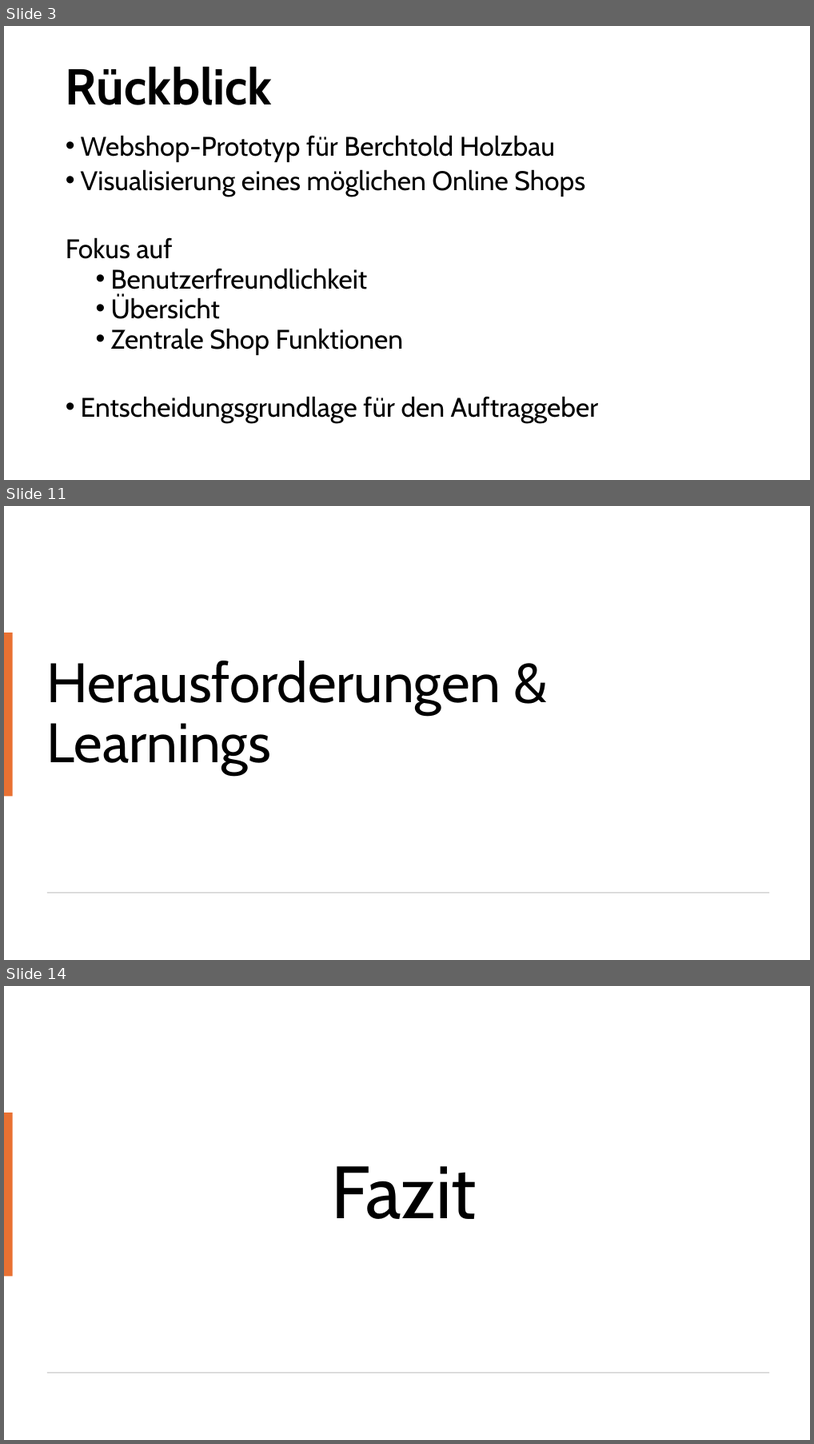
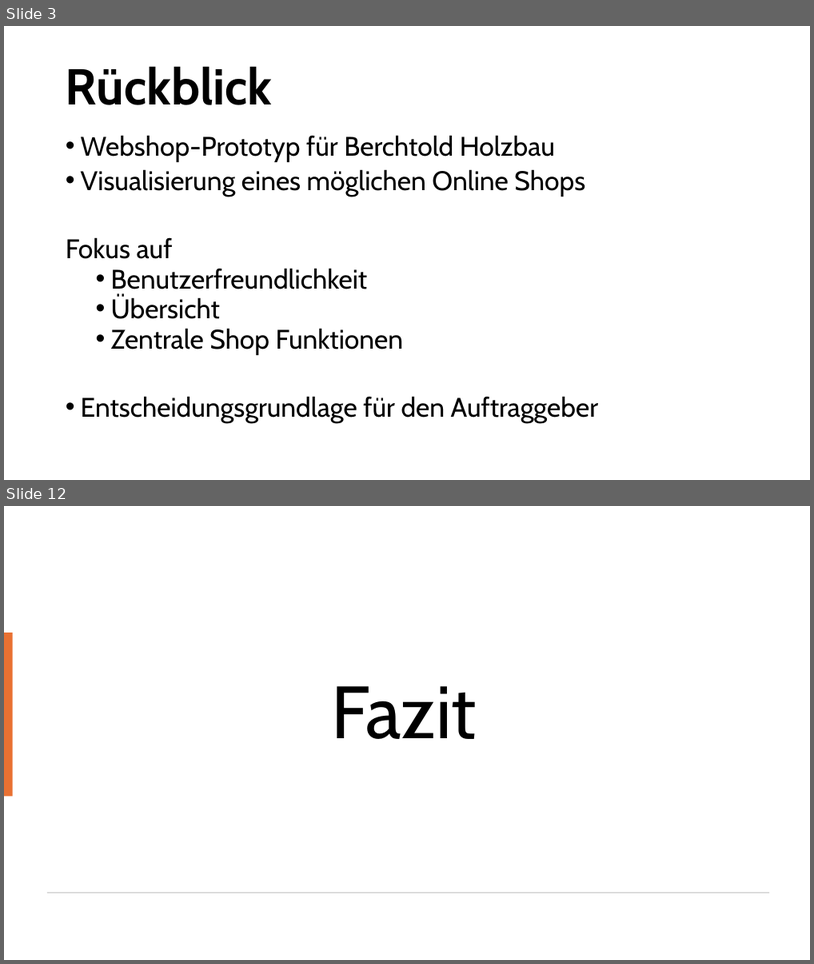
Before and after one commit to HalbmayrJulian/JHLB-BerchtoldHolzbauplanWebshop, a slide deck: Webshop_Berchtold/Endpräsentation_Webshop.pptx. Shown one above the other, each under a label of ours: slides 3, 11 and 14 before the commit, slides 3 and 12 after it; the slides between them are not shown. The pictures are 814x1444 and 814x964 pixels, drawn with LibreOffice and Linux fonts; fonts in the diff are those of the drawing. Boxes give left, top, right and bottom in pixels: in the first picture for what was removed or moved away, otherwise in the second. Text is boxed around its words. In the diff, an @@ line names an element or a change of style, - is before the commit and + after.

```diff
--- a/Webshop_Berchtold/Endpräsentation_Webshop.pptx
+++ b/Webshop_Berchtold/Endpräsentation_Webshop.pptx
@@ slide 11 removed at (4,506,810,960), background #FFFFFF @@
@@ rectangle removed at (4,632,13,796) @@
@@ title removed at (47,660,502,774) @@
-Herausforderungen & Learnings
@@ rectangle removed at (47,892,770,893) @@
@@ what was slide 14 is now slide 12 @@
```
Also in this commit, not shown: 2 slides changed, 6 slides added, 7 other slides removed.
